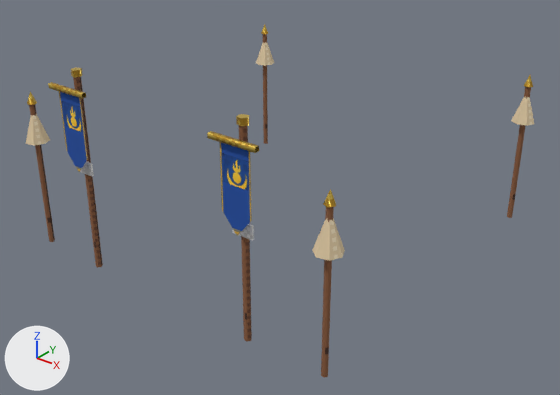
Renders of the Blender file art_source/blender/mongols/upgrade_kit.blend from each side of a commit.
Camera for both pictures: a 50 mm lens placed at (4.47, -5.71, 3.88), pointed at (0.17, -0.34, 0.54). The lights are fixed; the arrows at lower left show +X, +Y and +Z. The older version comes first.

In view in the first picture: 'upgrade_kit_mongols'.
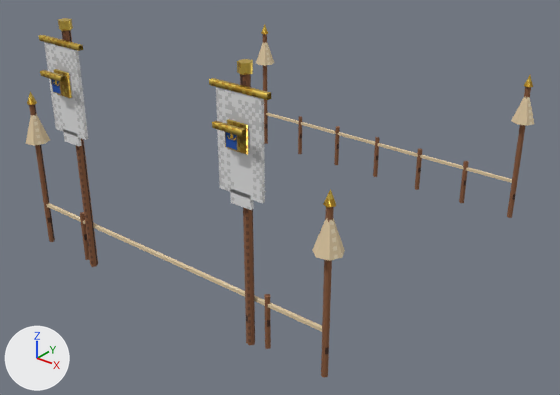
Boxes (x1, y1, x2, y2) around the edits, measured in the pictures (560 x 395 px; the box of a moved part takes in the faces that stretch with it):
'upgrade_kit_mongols', reshaped
    before: (25, 25, 534, 377)
    after: (25, 18, 534, 377)
part 1 of me_upgrade_kit_mongols, moved or reshaped
    before: (73, 77, 103, 268)
    after: (61, 30, 98, 267)
part 2 of me_upgrade_kit_mongols, moved or reshaped
    before: (71, 68, 83, 77)
    after: (58, 19, 73, 31)
part 3 of me_upgrade_kit_mongols, moved or reshaped
    before: (237, 114, 249, 118)
    after: (58, 18, 71, 21)
part 4 of me_upgrade_kit_mongols, moved or reshaped
    before: (80, 162, 92, 176)
    after: (63, 129, 79, 146)
part 5 of me_upgrade_kit_mongols, moved or reshaped
    before: (91, 164, 94, 176)
    after: (78, 137, 81, 146)
part 6 of me_upgrade_kit_mongols, moved or reshaped
    before: (48, 82, 86, 99)
    after: (39, 35, 83, 51)
part 7 of me_upgrade_kit_mongols, moved or reshaped
    before: (207, 131, 259, 153)
    after: (40, 70, 65, 82)
part 8 of me_upgrade_kit_mongols, moved or reshaped
    before: (239, 126, 252, 342)
    after: (240, 74, 255, 345)
part 9 of me_upgrade_kit_mongols, moved or reshaped
    before: (236, 116, 249, 126)
    after: (237, 61, 253, 75)
part 10 of me_upgrade_kit_mongols, moved or reshaped (not visible before)
    after: (238, 59, 253, 63)
part 11 of me_upgrade_kit_mongols, moved or reshaped
    before: (233, 225, 252, 240)
    after: (230, 188, 251, 210)
part 12 of me_upgrade_kit_mongols, deleted
    before: (222, 210, 251, 236)
part 13 of me_upgrade_kit_mongols, deleted
    before: (66, 150, 88, 172)
part 14 of me_upgrade_kit_mongols, built on
    before: (59, 91, 252, 221)
    after: (30, 42, 334, 377)
part 15 of me_upgrade_kit_mongols, added
    after: (264, 34, 531, 218)

What the commit changed:
me_upgrade_kit_mongols is used by ob_upgrade_kit_mongols; location (0.0, 0.0, 0.0).
me_upgrade_kit_mongols had 314 vertices, 118 faces and spanned x -1.83..1.84, y -1.88..1.84, z 0.0..1.96.
me_upgrade_kit_mongols now has 576 vertices, 209 faces and spans x -1.83..1.84, y -1.97..1.84, z 0.0..2.38.
me_upgrade_kit_mongols part 1: the loose piece of 10 vertices spanning x -0.98..-0.92, y -1.77..-1.71, z 0.0..1.9 is scaled about its middle by (1.14, 1.14, 1.21), then moved by (-0.05, -0.02, 0.2).
me_upgrade_kit_mongols part 2: the loose piece of 10 vertices spanning x -0.99..-0.9, y -1.79..-1.69, z 1.9..1.96 is moved by (-0.05, -0.02, 0.41).
me_upgrade_kit_mongols part 3: the loose piece of 5 vertices spanning x 0.91..1.0, y -1.79..-1.69, z 1.96 is moved by (-1.95, -0.02, 0.42).
me_upgrade_kit_mongols part 4: the loose piece of 4 vertices spanning x -1.05..-0.85, y -1.78, z 0.99..1.11 is moved by (-0.05, -0.07, 0.3).
me_upgrade_kit_mongols part 5: the loose piece of 4 vertices spanning x -0.85, y -1.78..-1.76, z 0.99..1.11 is moved by (-0.05, -0.06, 0.3).
me_upgrade_kit_mongols part 6: the loose piece of 8 vertices spanning x -1.18..-0.72, y -1.88..-1.84, z 1.78..1.82 is multiplied about its middle by the matrix ((-1.17, 0.0, 0.0), (0.0, 0.0, -1.17), (0.0, -1.17, 0.0)), then moved by (-0.05, 0.03, 0.4).
me_upgrade_kit_mongols part 7: the loose piece of 8 vertices spanning x 0.72..1.18, y -1.88..-1.84, z 1.78..1.82 is scaled about its middle by (0.609, 1, 1), then moved by (-1.95, -0.09, 0.14).
me_upgrade_kit_mongols part 8: the loose piece of 10 vertices spanning x 0.92..0.99, y -1.77..-1.71, z 0.0..1.9 is scaled about its middle by (1.14, 1.14, 1.21), then moved by (0.05, -0.02, 0.2).
me_upgrade_kit_mongols part 9: the loose piece of 10 vertices spanning x 0.91..1.0, y -1.79..-1.69, z 1.9..1.96 is moved by (0.05, -0.02, 0.41).
me_upgrade_kit_mongols part 10: the loose piece of 5 vertices spanning x -0.98..-0.92, y -1.77..-1.71, z 1.9 is scaled about its middle by (1.71, 1.71, 1), then moved by (1.95, -0.02, 0.48), in mat_pe_gold (picture img_pe_gold).
me_upgrade_kit_mongols part 11: the loose piece of 4 vertices spanning x 0.85..1.05, y -1.78, z 0.99..1.11 is moved by (0.05, -0.07, 0.3).
me_upgrade_kit_mongols part 12: the loose piece of 3 vertices spanning x 0.8..1.1, y -1.84, z 1.02..1.2 is deleted.
me_upgrade_kit_mongols part 13: the loose piece of 3 vertices spanning x -1.1..-0.8, y -1.84, z 1.02..1.2 is deleted.
me_upgrade_kit_mongols part 14: 8 vertices removed from x -1.1..1.1, y -1.84, z 1.2..1.8; 184 vertices added at x -1.75..1.75, y -1.97..-1.69, z 0.0..2.22.
me_upgrade_kit_mongols part 15: 104 vertices added at x -1.75..1.75, y 1.69..1.75, z 0.0..0.5.
Other edits to the shape of me_upgrade_kit_mongols do not show in these pictures.
